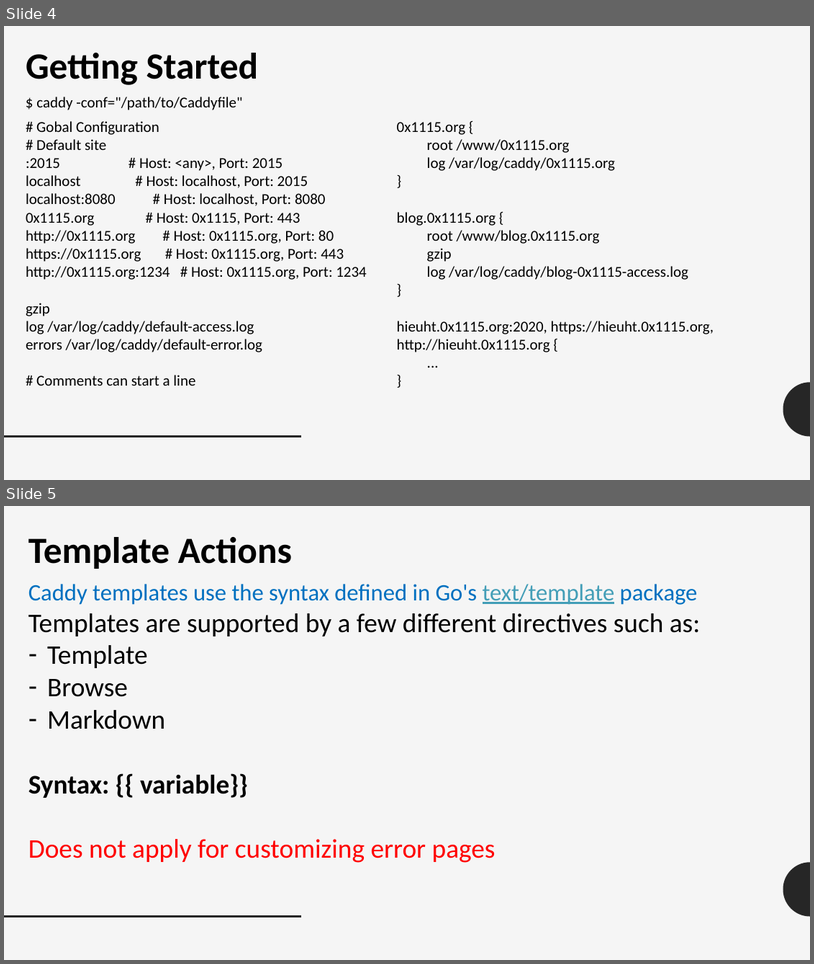
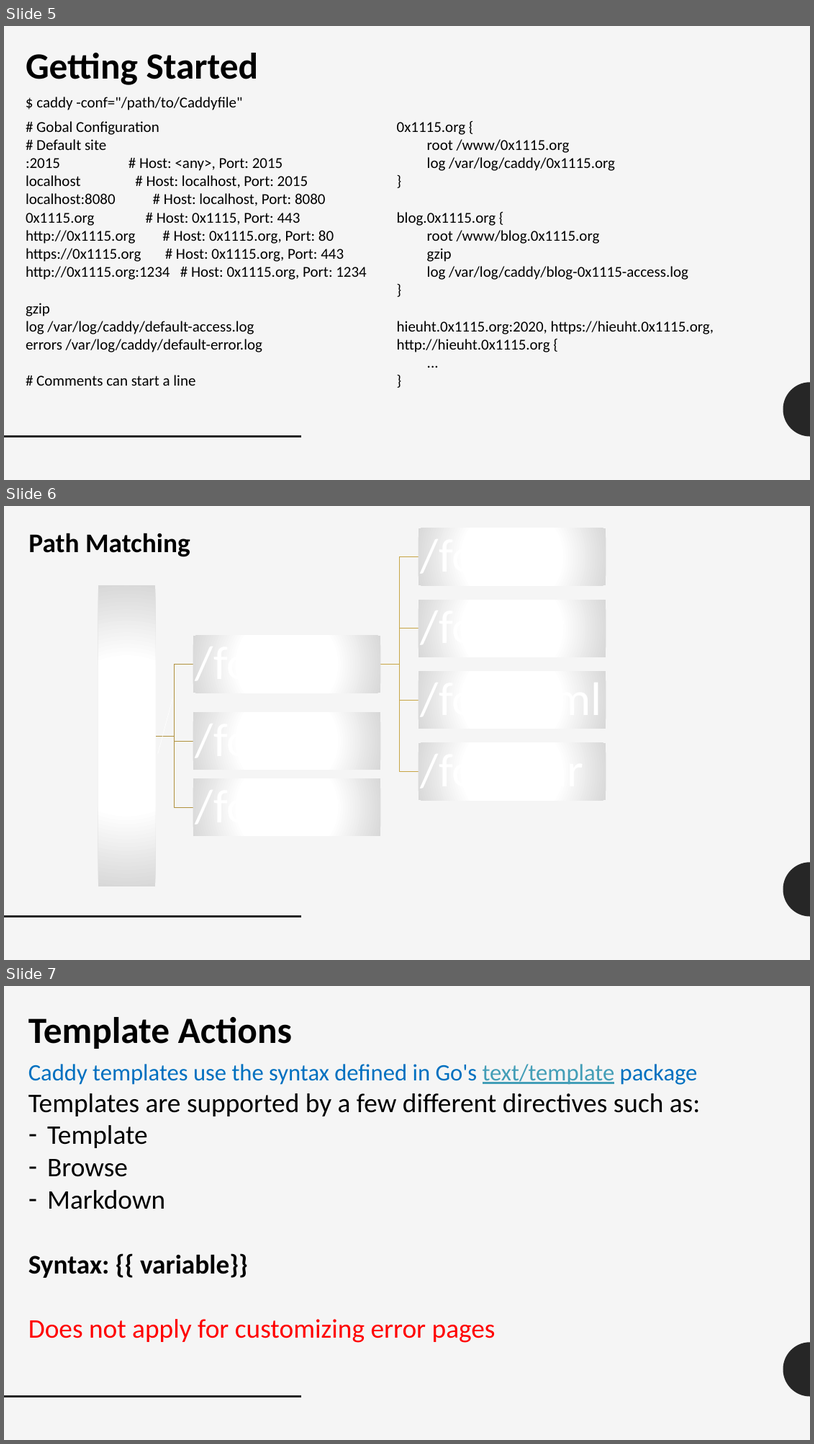
Before and after one commit to hieuha/Caddy-Configuration, a slide deck: 0x1115/Seminar/Jun-11-Caddy-Nginx.pptx. Shown one above the other, each under a label of ours: slides 4 and 5 before the commit, slides 5, 6 and 7 after it. The pictures are 814x964 and 814x1444 pixels, drawn with LibreOffice and Linux fonts; fonts in the diff are those of the drawing. Boxes give left, top, right and bottom in pixels: in the first picture for what was removed or moved away, otherwise in the second. Text is boxed around its words. In the diff, an @@ line names an element or a change of style, - is before the commit and + after.

Commit message:
update slides

```diff
--- a/0x1115/Seminar/Jun-11-Caddy-Nginx.pptx
+++ b/0x1115/Seminar/Jun-11-Caddy-Nginx.pptx
@@ slide 6 added at (4,506,810,960), background #F5F5F5; not listed: 2 template elements that a slide beside it also shows @@
@@ text added at (28,533,190,557), 32 pt, text #000000, bold @@
+Path Matching
@@ line added from (172, 698) to (158, 754), #FFFFFF 0.5 pt @@
@@ group added at (98,527,607,886): 8 rectangles, 7 freeform shapes, 7 texts @@
+/foo
+/foo
+/foobar
+/foo.html
+/foo/bar
+/foo/
+/foobar
@@ what was slide 4 is now slide 5 @@
@@ what was slide 5 is now slide 7 @@
```
Also in this commit, not shown: 2 other slides added, 1 slide removed.
